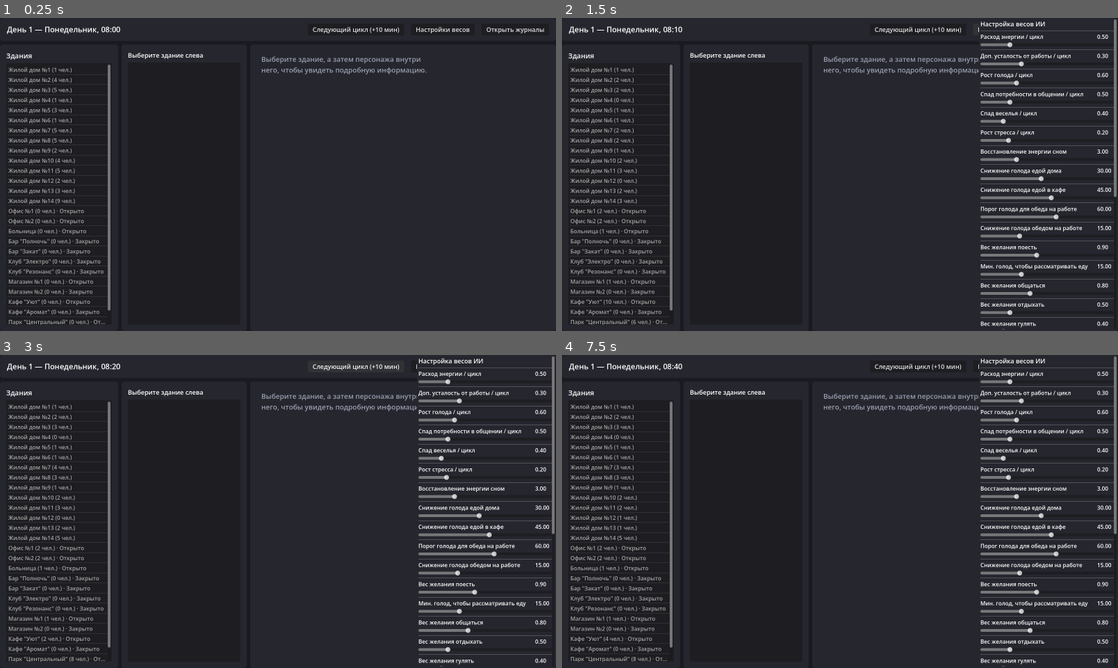
Above: before the commit, frames 1-4 (two rows, left to right).
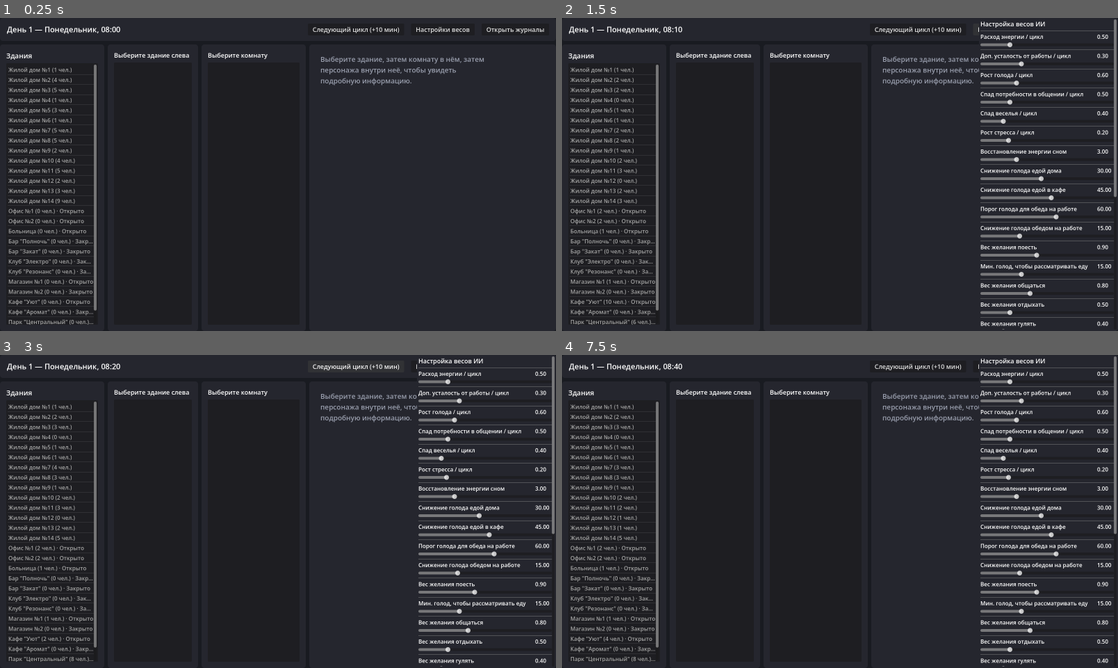
Above: after the commit, the same moments.

Repository: mafletich/city_simulator
Game: Godot game, scene res://scenes/main.tscn
Two runs of this game, one before a commit and one after it. Both use one fixed random seed, a clock stepped at 60 frames per second and the inputs below.
Inputs:
- Up to frame 1 (0.25 s): no input
- Up to frame 2 (1.5 s): click "Следующий цикл (+10 мин)" at 0.5 s; click "Настройки весов" at 1.25 s
- Up to frame 3 (3 s): click "Открыть журналы" at 2 s; click "Следующий цикл (+10 мин)" at 2.75 s
- Up to frame 4 (7.5 s): click "Настройки весов" at 3.5 s; click "Открыть журналы" at 4.25 s; click "Следующий цикл (+10 мин)" at 5 s; click "Настройки весов" at 5.75 s; click "Открыть журналы" at 6.5 s; tap Enter at 7.25 s

The runs differ from the first frame. In frame 1, 1.9% of the frame differs, in the area x 15-87%, y 11-98%; in frame 2, 1.7%; in frame 3, 1.7%; in frame 4, 1.7%.

Commit message:
Add a rooms drill-down step between buildings and characters
UI now has four columns instead of three: Buildings -> Rooms -> Characters
-> Details. Clicking a building lists its rooms (with per-room occupant
counts, apartment number for residential rooms) instead of jumping
straight to a flat character list; clicking a room shows only the
characters actually in that room. World.get_characters_in_room added
to back this.

Follow mode extended to match: it already jumped to the building a
watched character moved to, now it also re-selects the room they moved
into and refreshes the character list from there, so it tracks
room-level movement (e.g. a bartender going from the counter to serve
at a table) the same way it already tracked building changes.

Verified visually via an offscreen-rendered screenshot (Xvfb + software
GL) walking through building -> room -> character selection, and with
two independent 7-in-game-day headless runs after the change: zero
work/sleep-schedule violations, zero required-staffing gaps, and a new
check that per-room character counts always sum to each building's
total (no one silently vanishes or duplicates during the room-level
refactor).

Co-Authored-By: Claude Sonnet 5 <noreply@anthropic.com>
Claude-Session: https://claude.ai/code/session_017ivW3UVBMF6fQkFeRuAjkr

Diff:
--- a/scenes/main.tscn
+++ b/scenes/main.tscn
@@ -99,7 +99,7 @@
 [node name="BuildingsPanel" type="PanelContainer" parent="VBox/ContentArea"]
 layout_mode = 2
 size_flags_horizontal = 0
-custom_minimum_size = Vector2(340, 0)
+custom_minimum_size = Vector2(300, 0)
 theme_override_styles/panel = SubResource("PanelBG")
 
 [node name="BuildingsMargin" type="MarginContainer" parent="VBox/ContentArea/BuildingsPanel"]
@@ -124,28 +124,57 @@
 theme_override_font_sizes/font_size = 16
 theme_override_constants/v_separation = 6
 
-[node name="CharactersPanel" type="PanelContainer" parent="VBox/ContentArea"]
+[node name="RoomsPanel" type="PanelContainer" parent="VBox/ContentArea"]
 layout_mode = 2
 size_flags_horizontal = 0
-custom_minimum_size = Vector2(360, 0)
-theme_override_styles/panel = SubResource("PanelBG")
-
-[node name="CharactersMargin" type="MarginContainer" parent="VBox/ContentArea/CharactersPanel"]
+custom_minimum_size = Vector2(260, 0)
+theme_override_styles/panel = SubResource("PanelBG")
+
+[node name="RoomsMargin" type="MarginContainer" parent="VBox/ContentArea/RoomsPanel"]
 layout_mode = 2
 theme_override_constants/margin_left = 14
 theme_override_constants/margin_top = 14
 theme_override_constants/margin_right = 14
 theme_override_constants/margin_bottom = 14
 
-[node name="CharactersVBox" type="VBoxContainer" parent="VBox/ContentArea/CharactersPanel/CharactersMargin"]
+[node name="RoomsVBox" type="VBoxContainer" parent="VBox/ContentArea/RoomsPanel/RoomsMargin"]
 layout_mode = 2
 theme_override_constants/separation = 8
 
-[node name="CharactersHeader" type="Label" parent="VBox/ContentArea/CharactersPanel/CharactersMargin/CharactersVBox"]
+[node name="RoomsHeader" type="Label" parent="VBox/ContentArea/RoomsPanel/RoomsMargin/RoomsVBox"]
 layout_mode = 2
 theme_override_font_sizes/font_size = 18
 autowrap_mode = 3
 text = "Выберите здание слева"
+
+[node name="RoomsList" type="ItemList" parent="VBox/ContentArea/RoomsPanel/RoomsMargin/RoomsVBox"]
+layout_mode = 2
+size_flags_vertical = 3
+theme_override_font_sizes/font_size = 16
+theme_override_constants/v_separation = 6
+
+[node name="CharactersPanel" type="PanelContainer" parent="VBox/ContentArea"]
+layout_mode = 2
+size_flags_horizontal = 0
+custom_minimum_size = Vector2(300, 0)
+theme_override_styles/panel = SubResource("PanelBG")
+
+[node name="CharactersMargin" type="MarginContainer" parent="VBox/ContentArea/CharactersPanel"]
+layout_mode = 2
+theme_override_constants/margin_left = 14
+theme_override_constants/margin_top = 14
+theme_override_constants/margin_right = 14
+theme_override_constants/margin_bottom = 14
+
+[node name="CharactersVBox" type="VBoxContainer" parent="VBox/ContentArea/CharactersPanel/CharactersMargin"]
+layout_mode = 2
+theme_override_constants/separation = 8
+
+[node name="CharactersHeader" type="Label" parent="VBox/ContentArea/CharactersPanel/CharactersMargin/CharactersVBox"]
+layout_mode = 2
+theme_override_font_sizes/font_size = 18
+autowrap_mode = 3
+text = "Выберите комнату"
 
 [node name="CharactersList" type="ItemList" parent="VBox/ContentArea/CharactersPanel/CharactersMargin/CharactersVBox"]
 layout_mode = 2
@@ -174,7 +203,7 @@
 layout_mode = 2
 theme_override_font_sizes/font_size = 20
 theme_override_colors/font_color = Color(0.6, 0.62, 0.68, 1)
-text = "Выберите здание, а затем персонажа внутри него, чтобы увидеть подробную информацию."
+text = "Выберите здание, затем комнату в нём, затем персонажа внутри неё, чтобы увидеть подробную информацию."
 autowrap_mode = 3
 
 [node name="ContentVBox" type="VBoxContainer" parent="VBox/ContentArea/DetailsPanel/DetailsMargin/DetailsScroll"]
--- a/scripts/systems/world_state.gd
+++ b/scripts/systems/world_state.gd
@@ -518,5 +518,12 @@
 			result.append(c)
 	return result
 
+func get_characters_in_room(building_id: int, room_id: int) -> Array[CharacterData]:
+	var result: Array[CharacterData] = []
+	for c in characters:
+		if c.current_building_id == building_id and c.current_room_id == room_id:
+			result.append(c)
+	return result
+
 func get_current_time_string() -> String:
 	return "День %d — %s, %02d:%02d" % [total_days_elapsed + 1, DAY_NAMES[current_day], current_hour, current_minute]
--- a/scripts/ui/main.gd
+++ b/scripts/ui/main.gd
@@ -7,6 +7,8 @@
 @onready var weights_panel: PanelContainer = $WeightsPanel
 
 @onready var buildings_list: ItemList = $VBox/ContentArea/BuildingsPanel/BuildingsMargin/BuildingsVBox/BuildingsList
+@onready var rooms_header: Label = $VBox/ContentArea/RoomsPanel/RoomsMargin/RoomsVBox/RoomsHeader
+@onready var rooms_list: ItemList = $VBox/ContentArea/RoomsPanel/RoomsMargin/RoomsVBox/RoomsList
 @onready var characters_header: Label = $VBox/ContentArea/CharactersPanel/CharactersMargin/CharactersVBox/CharactersHeader
 @onready var characters_list: ItemList = $VBox/ContentArea/CharactersPanel/CharactersMargin/CharactersVBox/CharactersList
 
@@ -41,8 +43,9 @@
 @onready var stress_value_label: Label = get_node(DETAILS_ROOT + "ContentVBox/StressRow/ValueLabel")
 
 var selected_building_id: int = -1
+var selected_room_id: int = -1
 var selected_character_id: int = -1
-var characters_in_selected_building: Array[CharacterData] = []
+var characters_in_selected_room: Array[CharacterData] = []
 var is_following: bool = false
 
 func _ready() -> void:
@@ -51,6 +54,7 @@
 	logs_button.pressed.connect(_on_logs_button_pressed)
 	follow_button.toggled.connect(_on_follow_toggled)
 	buildings_list.item_selected.connect(_on_building_selected)
+	rooms_list.item_selected.connect(_on_room_selected)
 	characters_list.item_selected.connect(_on_character_selected)
 
 	_refresh_buildings_list()
@@ -72,17 +76,20 @@
 		_apply_follow()
 	else:
 		if selected_building_id != -1:
-			characters_header.text = _building_header_text(World.get_building(selected_building_id))
+			rooms_header.text = _building_header_text(World.get_building(selected_building_id))
+			_refresh_rooms_list()
+		if selected_room_id != -1:
 			_refresh_characters_list()
 		_refresh_selected_character_details()
 
-## Режим слежки: если наблюдаемый персонаж сменил здание, переключаем
-## вкладку зданий на то, куда он переместился, и заново выделяем его в
+## Режим слежки: если наблюдаемый персонаж сменил здание или комнату,
+## переключаем вкладки на то, куда он переместился, и заново выделяем его в
 ## списке персонажей — так что игрока "перебрасывает" вслед за ним.
 func _apply_follow() -> void:
 	var c := World.get_character(selected_character_id)
 	if c == null:
 		return
+
 	if c.current_building_id != selected_building_id:
 		for i in range(World.buildings.size()):
 			if World.buildings[i].id == c.current_building_id:
@@ -90,9 +97,20 @@
 				_on_building_selected(i)
 				break
 	else:
-		_refresh_characters_list()
-	for i in range(characters_in_selected_building.size()):
-		if characters_in_selected_building[i].id == c.id:
+		_refresh_rooms_list()
+
+	var b := World.get_building(selected_building_id)
+	if b != null:
+		for i in range(b.rooms.size()):
+			if b.rooms[i].id == c.current_room_id:
+				rooms_list.select(i)
+				selected_room_id = c.current_room_id
+				characters_header.text = _room_header_text(b.rooms[i])
+				break
+
+	_refresh_characters_list()
+	for i in range(characters_in_selected_room.size()):
+		if characters_in_selected_room[i].id == c.id:
 			characters_list.select(i)
 			break
 	_show_character_details(c)
@@ -119,8 +137,12 @@
 func _on_building_selected(index: int) -> void:
 	var b: BuildingData = World.buildings[index]
 	selected_building_id = b.id
-	characters_header.text = _building_header_text(b)
-	_refresh_characters_list()
+	selected_room_id = -1
+	rooms_header.text = _building_header_text(b)
+	_refresh_rooms_list()
+	characters_header.text = "Выберите комнату слева"
+	characters_list.clear()
+	characters_in_selected_room = []
 
 func _building_header_text(b: BuildingData) -> String:
 	if b == null:
@@ -130,31 +152,63 @@
 	var status := "Открыто" if b.is_open(World.current_hour, World.current_day) else "Закрыто"
 	return "%s\n%s, %s — %s (сотрудников: %d)" % [b.building_name, b.workdays_label, b.schedule_label, status, b.staff_count]
 
+func _refresh_rooms_list() -> void:
+	var previous_selection := selected_room_id
+	rooms_list.clear()
+	var b := World.get_building(selected_building_id)
+	if b == null:
+		return
+	for i in range(b.rooms.size()):
+		var r: RoomData = b.rooms[i]
+		rooms_list.add_item("%s (%d чел.)" % [_room_list_label(b, r), r.occupant_ids.size()])
+		if r.id == previous_selection:
+			rooms_list.select(i)
+
+func _room_list_label(b: BuildingData, r: RoomData) -> String:
+	var label := Enums.room_type_text(r.kind)
+	if b.building_type == Enums.BuildingType.RESIDENTIAL:
+		label += " (кв. %d)" % (r.apartment_index + 1)
+	return label
+
+func _room_header_text(r: RoomData) -> String:
+	var b := World.get_building(selected_building_id)
+	return _room_list_label(b, r) if b != null else Enums.room_type_text(r.kind)
+
+func _on_room_selected(index: int) -> void:
+	var b := World.get_building(selected_building_id)
+	if b == null:
+		return
+	var r: RoomData = b.rooms[index]
+	selected_room_id = r.id
+	characters_header.text = _room_header_text(r)
+	_refresh_characters_list()
+
 func _refresh_characters_list() -> void:
 	var previous_selection := selected_character_id
 	characters_list.clear()
-	characters_in_selected_building = World.get_characters_in_building(selected_building_id)
-	for i in range(characters_in_selected_building.size()):
-		var c := characters_in_selected_building[i]
+	characters_in_selected_room = World.get_characters_in_room(selected_building_id, selected_room_id)
+	for i in range(characters_in_selected_room.size()):
+		var c := characters_in_selected_room[i]
 		characters_list.add_item("%s — %s" % [c.full_name(), _action_summary(c)])
 		if c.id == previous_selection:
 			characters_list.select(i)
 
 func _on_character_selected(index: int) -> void:
-	var c: CharacterData = characters_in_selected_building[index]
+	var c: CharacterData = characters_in_selected_room[index]
 	selected_character_id = c.id
 	_show_character_details(c)
 
 func _refresh_selected_character_details() -> void:
 	if selected_character_id == -1:
 		return
-	for c in characters_in_selected_building:
+	for c in characters_in_selected_room:
 		if c.id == selected_character_id:
 			_show_character_details(c)
 			return
-	# Персонаж, за которым мы наблюдали, покинул это здание — карточка остаётся
-	# на экране (последнее известное состояние), просто больше не обновляется.
-	# (Чтобы автоматически переключаться вслед за ним — включи "Слежка".)
+	# Персонаж, за которым мы наблюдали, покинул эту комнату — карточка
+	# остаётся на экране (последнее известное состояние), просто больше не
+	# обновляется. (Чтобы автоматически переключаться вслед за ним — включи
+	# "Слежка".)
 
 func _action_summary(c: CharacterData) -> String:
 	var text := Enums.action_text(c.current_action)
